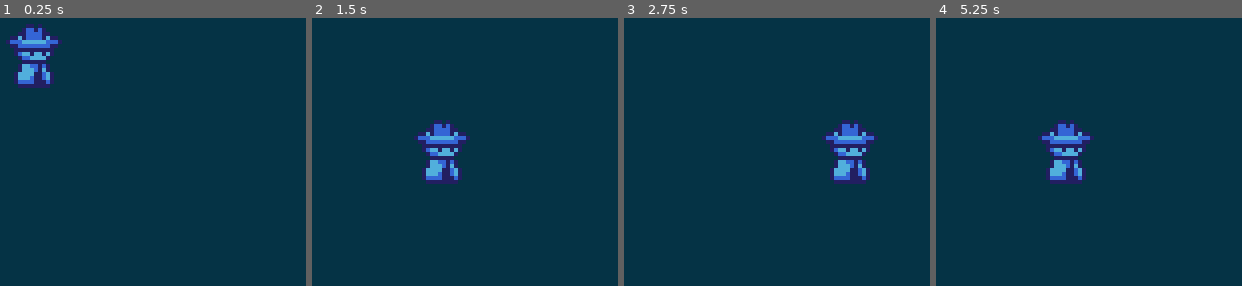
Above: before the commit, frames 1-4 (left to right).
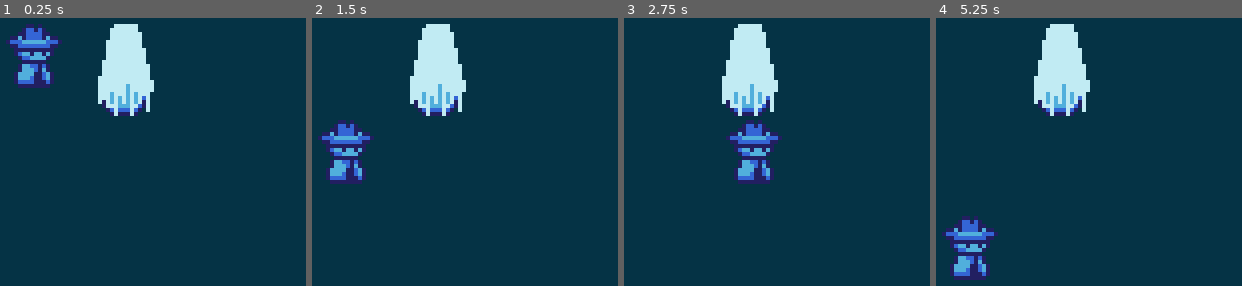
Above: after the commit, the same moments.

Repository: ThGnommy/gb-jam-13
Game: Godot game, scene res://scenes/levels/main.tscn
Same seed, same stepped clock (60 frames per second), same inputs: the game is played once before the commit and once after it.
Inputs:
- Up to frame 1 (0.25 s): no input
- Up to frame 2 (1.5 s): tap Enter at 0.5 s; hold Right (right) 0.53-1.28 s; tap Space at 1.25 s; hold Down (down) from 1.28 s (still down)
- Up to frame 3 (2.75 s): tap Enter at 2 s; release Down (down) at 2.03 s; hold Right (right) from 2.03 s (still down)
- Up to frame 4 (5.25 s): tap Space at 2.75, 4.25 s; release Right (right) at 2.78 s; hold Up (up) 2.78-3.53 s; tap Enter at 3.5 s; hold Left (left) 3.53-5.03 s; hold Down (down) from 5.03 s (still down)

The runs differ from the first frame. In frame 1, 4.8% of the frame differs, in the area x 32-51%, y 2-37%; in frame 2, 10%, in the area x 1-52%, y 2-62%; in frame 3, 10%; in frame 4, 10%.

Commit message:
Health component + merda

Diff:
--- a/HealthComponent.tscn
+++ b/HealthComponent.tscn
@@ -2,5 +2,5 @@
 
 [ext_resource type="Script" uid="uid://bh8xuw32cfl63" path="res://scenes/scripts/HealthComponent.gd" id="1_ggl66"]
 
-[node name="Node" type="Node"]
+[node name="HealthComponent" type="Node"]
 script = ExtResource("1_ggl66")
--- a/scenes/levels/main.tscn
+++ b/scenes/levels/main.tscn
@@ -1,9 +1,13 @@
-[gd_scene load_steps=2 format=3 uid="uid://6er53p8dim3l"]
+[gd_scene load_steps=3 format=3 uid="uid://6er53p8dim3l"]
 
 [ext_resource type="PackedScene" uid="uid://b8ebdasa41hb3" path="res://scenes/objects/player.tscn" id="1_72ix8"]
+[ext_resource type="PackedScene" uid="uid://co2yl7qm7j5ga" path="res://scenes/objects/Object.tscn" id="2_2vj2h"]
 
 [node name="Main" type="Node2D"]
 
 [node name="Player" parent="." instance=ExtResource("1_72ix8")]
 
 [node name="Camera2D" type="Camera2D" parent="."]
+
+[node name="Object" parent="." instance=ExtResource("2_2vj2h")]
+position = Vector2(35, 15)
--- /dev/null
+++ b/scenes/objects/Object.tscn
@@ -0,0 +1,35 @@
+[gd_scene load_steps=7 format=3 uid="uid://co2yl7qm7j5ga"]
+
+[ext_resource type="Script" uid="uid://ckk3ajiu4q41c" path="res://scenes/scripts/object.gd" id="1_6obf0"]
+[ext_resource type="PackedScene" uid="uid://cyd3qfm83ijsf" path="res://HealthComponent.tscn" id="1_fsexx"]
+[ext_resource type="Texture2D" uid="uid://ds0wjj48ohst4" path="res://assets/sprites/Enemies/Slime-Sheet.png" id="3_77e02"]
+
+[sub_resource type="AtlasTexture" id="AtlasTexture_q4gfw"]
+atlas = ExtResource("3_77e02")
+region = Rect2(96, 216, 32, 36)
+
+[sub_resource type="SpriteFrames" id="SpriteFrames_7kndf"]
+animations = [{
+"frames": [{
+"duration": 1.0,
+"texture": SubResource("AtlasTexture_q4gfw")
+}],
+"loop": true,
+"name": &"default",
+"speed": 5.0
+}]
+
+[sub_resource type="RectangleShape2D" id="RectangleShape2D_6obf0"]
+size = Vector2(24, 24)
+
+[node name="Object" type="StaticBody2D"]
+script = ExtResource("1_6obf0")
+
+[node name="HealthComponent" parent="." instance=ExtResource("1_fsexx")]
+
+[node name="Sprite2D" type="AnimatedSprite2D" parent="."]
+sprite_frames = SubResource("SpriteFrames_7kndf")
+offset = Vector2(0, -1)
+
+[node name="CollisionShape2D" type="CollisionShape2D" parent="."]
+shape = SubResource("RectangleShape2D_6obf0")
--- /dev/null
+++ b/scenes/scripts/object.gd
@@ -0,0 +1,5 @@
+extends Node2D
+
+func die():
+	print("Object destroyed")
+	queue_free()
Not shown, added: scenes/scripts/object.gd.uid
